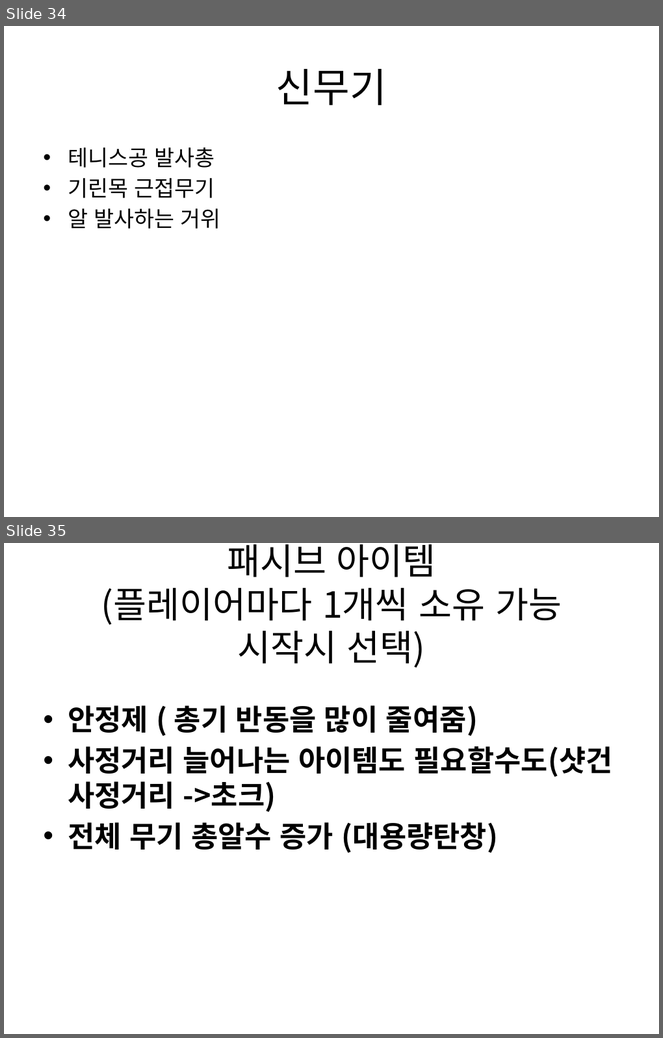
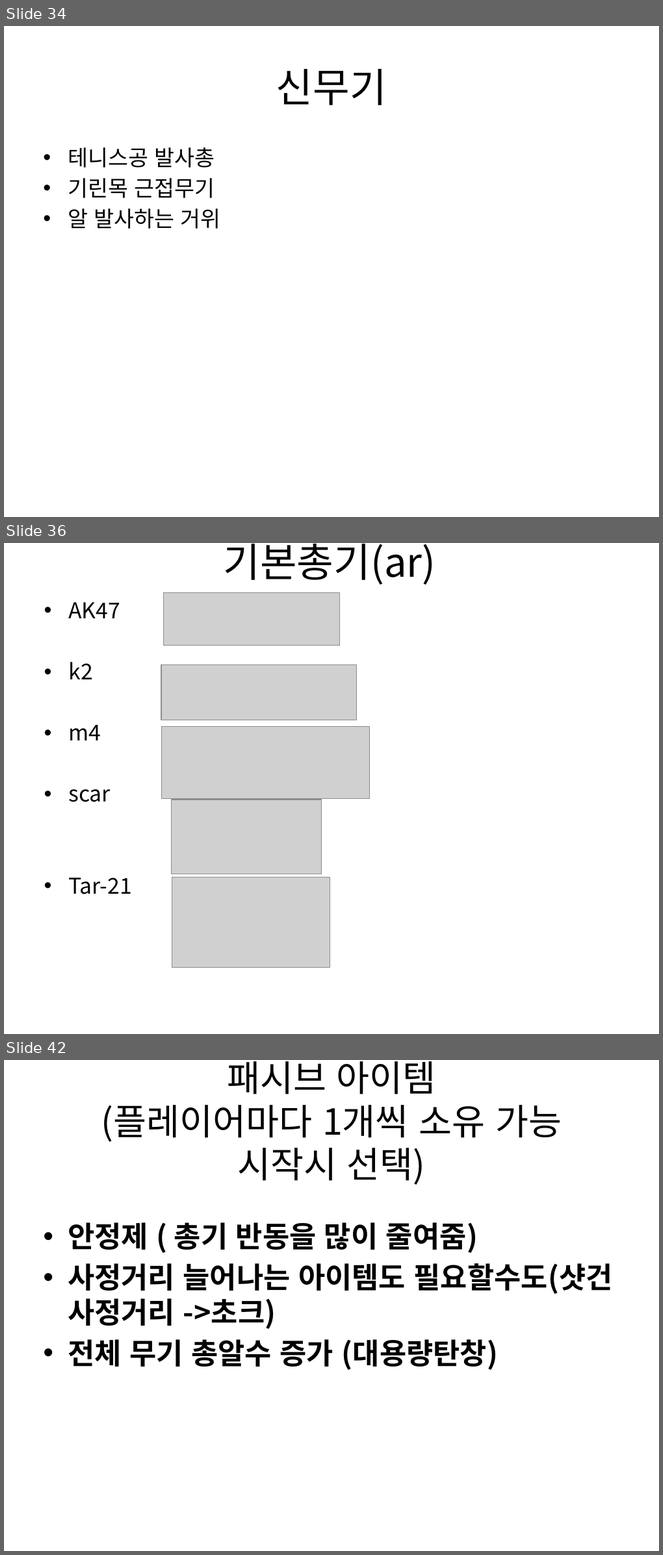
Before and after one commit to gkdlgndpdu/EscapeJail, a slide deck: EscapeJail/Assets/기획/스테이지1기획.pptx. Shown one above the other, each under a label of ours: slides 34 and 35 before the commit, slides 34, 36 and 42 after it; the slides between them are not shown. The pictures are 663x1038 and 663x1555 pixels, drawn with LibreOffice and Linux fonts; fonts in the diff are those of the drawing; grey boxes stand for pictures. Boxes give left, top, right and bottom in pixels: in the first picture for what was removed or moved away, otherwise in the second. Text is boxed around its words. In the diff, an @@ line names an element or a change of style, - is before the commit and + after.

Commit message:
기본총기 문서에 추가

```diff
--- a/EscapeJail/Assets/기획/스테이지1기획.pptx
+++ b/EscapeJail/Assets/기획/스테이지1기획.pptx
@@ slide 36 added at (4,543,659,1034), background #FFFFFF @@
@@ title added at (223,544,436,585), 44 pt, text #000000 @@
+기본총기(ar)
@@ picture added at (164,593,340,646) @@
@@ text added at (68,602,131,895), 24 pt, text #000000 @@
+• AK47
+• k2
+• m4
+• scar
+• Tar-21
@@ picture added at (161,665,356,720) @@
@@ picture added at (161,727,369,799) @@
@@ picture added at (172,800,322,875) @@
@@ picture added at (172,878,330,968) @@
@@ what was slide 35 is now slide 42 @@
```
Also in this commit, not shown: 6 other slides added, 1 other file.
